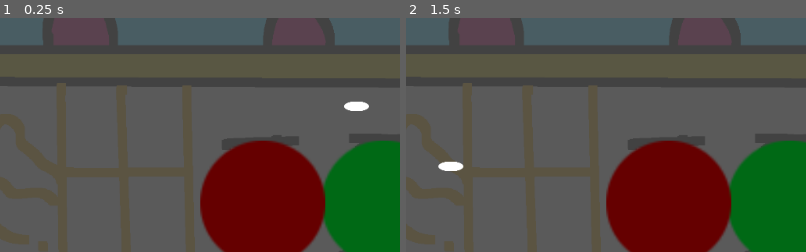
Above: before the commit, frames 1-2 (left to right).
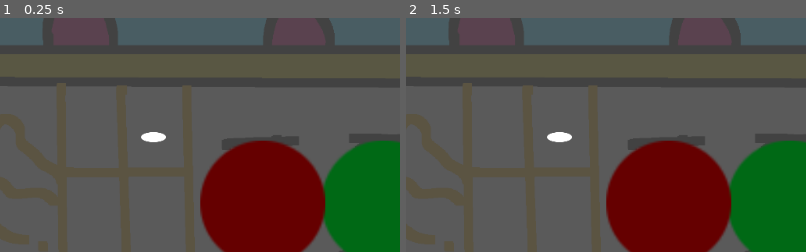
Above: after the commit, the same moments.

Repository: gamedevshirious/Bhaiyya-Aur-Teekha-Banao
Game: Godot game, scene res://Play Area.tscn
Two runs of this game, one before a commit and one after it. Both use one fixed random seed, a clock stepped at 60 frames per second and the inputs below.
Inputs (mouse positions are % of the whole screen's width and height, from its top left):
- Up to frame 1 (0.25 s): no input
- Up to frame 2 (1.5 s): tap Enter at 0.5 s; move the mouse to (69, 42) at 0.52 s; press the mouse at (69, 42) at 0.53 s; hold Up 0.53-1.28 s; tap Space at 1.25 s; move the mouse to (30, 55) at 1.27 s; release the mouse at (30, 55) at 1.28 s; hold Down from 1.28 s (still down); click (30, 55) at 1.35 s
The pictures show only the part of the screen within x 24-74%, y 23-73%; the shares and areas given below are measured in that part.

The runs differ from the first frame. In frame 1, 0.5% of the frame differs, in the area x 35-93%, y 35-53%; in frame 2, 0.5%, in the area x 8-42%, y 48-66%.

Commit message:
Daily backup Sat, Dec  5, 2020 12:03:48 PM

Diff:
--- a/Play Area.tscn
+++ b/Play Area.tscn
@@ -27,4 +27,4 @@
 position = Vector2( 587.33, 376.425 )
 
 [node name="Puri" parent="." instance=ExtResource( 1 )]
-position = Vector2( 705.942, 252.978 )
+position = Vector2( 446.105, 292.5 )
